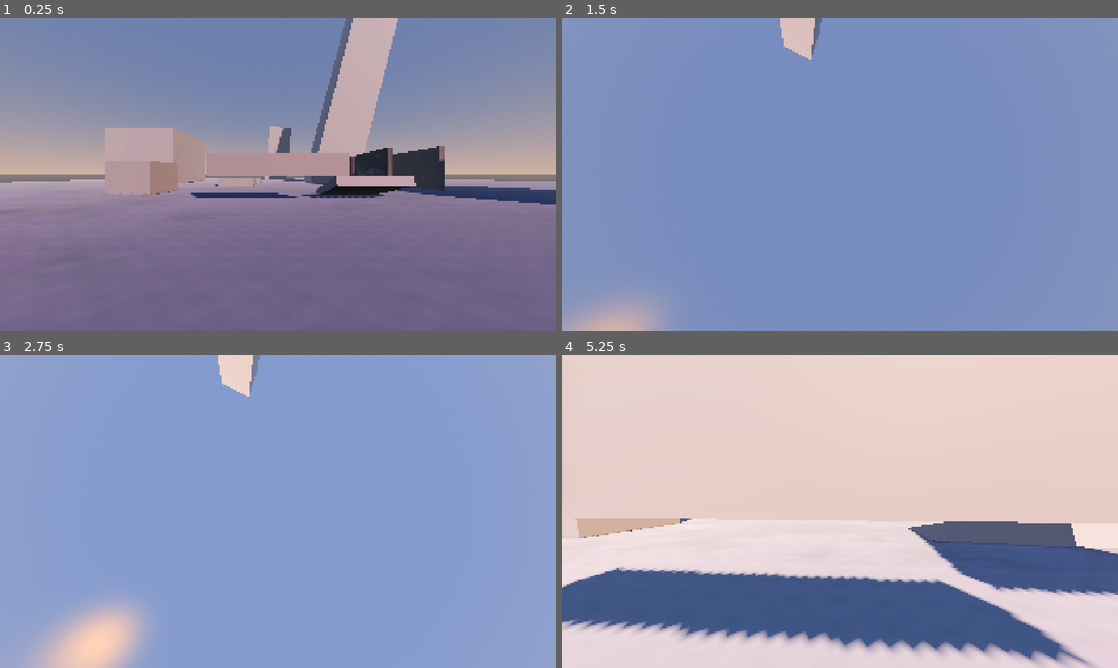
Above: before the commit, frames 1-4 (two rows, left to right).
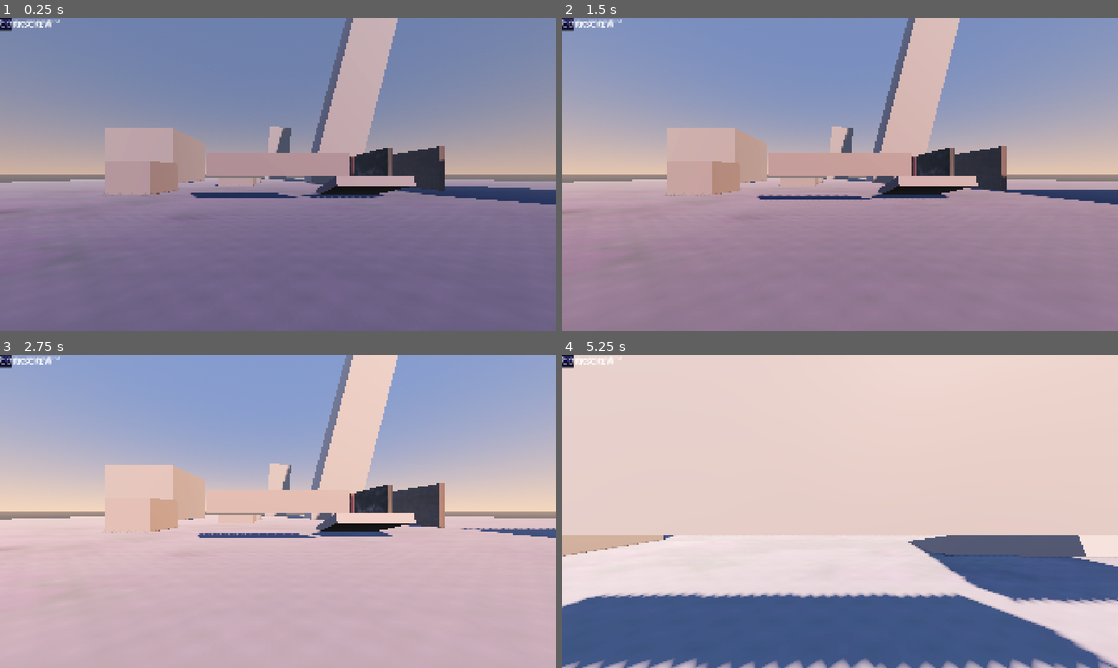
Above: after the commit, the same moments.

Repository: DarinKolllev/Corkscrew
Game: Godot game, scene res://world.tscn
The game is run twice, just before and just after one commit, with the same random seed, the same clock (stepped at 60 frames per second) and the same inputs. The project has no main scene, so this scene is started directly.
Inputs (mouse positions are in pixels of both pictures, inside the frame that each line leads up to):
- Up to frame 1 (0.25 s): no input
- Up to frame 2 (1.5 s): click (567, 27) at 0.52 s; click (567, 18) at 1.27 s
- Up to frame 3 (2.75 s): click (5, 355) at 2.02 s
- Up to frame 4 (5.25 s): tap Enter at 2.75 s; move the mouse to (867, 511) at 2.77 s; hold C (slide) 2.78-3.53 s; hold W (move_forward) from 2.78 s (still down); tap Space (jump) at 3.02, 3.77 s; move the mouse to (812, 511) at 3.52 s; tap Shift (sprint) at 3.6, 5.1 s; move the mouse to (851, 505) at 4.27 s; hold C (slide) 4.28-5.03 s; move the mouse to (834, 517) at 5.02 s

The runs differ from the first frame. In frame 1, 0.2% of the frame differs, in the area x 0-11%, y 0-5%; in frame 2, 77%, in the area x 0-100%, y 0-100%; in frame 3, 77%; in frame 4, 21%.

Commit message:
Main and Pause menu

Diff:
--- a/main_menu.gd
+++ b/main_menu.gd
@@ -1,11 +1,21 @@
 extends Control
 
+@export var level_scene: PackedScene   # drag world.tscn here in Inspector
 
-# Called when the node enters the scene tree for the first time.
 func _ready() -> void:
-	pass # Replace with function body.
+	Input.set_mouse_mode(Input.MOUSE_MODE_VISIBLE)
+	get_tree().paused = false
+	$VBox/PlayBtn.pressed.connect(_play)
+	$VBox/ContinueBtn.pressed.connect(_play)   # same for now; later: last-played level
+	$VBox/SettingsBtn.pressed.connect(func(): print("Settings panel TODO"))
+	$VBox/QuitBtn.pressed.connect(func(): get_tree().quit())
 
+	var rec: Dictionary = SaveManager.get_level_record("tutorial")
+	if rec.completed:
+		$BestTime.text = "Tutorial  —  best %.2fs   score %d" % [rec.best_time, rec.best_score]
+	else:
+		$BestTime.text = "Tutorial  —  not completed"
+	$VBox/ContinueBtn.disabled = not rec.completed
 
-# Called every frame. 'delta' is the elapsed time since the previous frame.
-func _process(delta: float) -> void:
-	pass
+func _play() -> void:
+	get_tree().change_scene_to_packed(level_scene)
--- a/world.tscn
+++ b/world.tscn
@@ -8,6 +8,7 @@
 [ext_resource type="Texture2D" uid="uid://cb2t2wncflvp" path="res://textures/Metal053B_1K-JPG_Displacement.jpg" id="4_036b0"]
 [ext_resource type="Script" uid="uid://c471s05kgrjmp" path="res://day_night.gd" id="4_aqk2v"]
 [ext_resource type="Script" uid="uid://10insjgi4xww" path="res://pause_menu.gd" id="8_gbfbk"]
+[ext_resource type="Script" uid="uid://bcxf1rtolhugg" path="res://main_menu.gd" id="9_ioo17"]
 
 [sub_resource type="ProceduralSkyMaterial" id="ProceduralSkyMaterial_f3sb7"]
 
@@ -185,19 +186,20 @@
 layout_mode = 2
 text = "Quit game"
 
-[node name="MainMenu" type="Control" parent="PauseMenu" unique_id=1637410422]
+[node name="MainMenu" type="Control" parent="." unique_id=1637410422]
 layout_mode = 3
 anchors_preset = 0
 offset_right = 40.0
 offset_bottom = 40.0
-
-[node name="Bg" type="ColorRect" parent="PauseMenu/MainMenu" unique_id=1060185505]
+script = ExtResource("9_ioo17")
+
+[node name="Bg" type="ColorRect" parent="MainMenu" unique_id=1060185505]
 layout_mode = 0
 offset_right = 40.0
 offset_bottom = 40.0
 color = Color(0, 0, 0.30980393, 1)
 
-[node name="Title" type="Label" parent="PauseMenu/MainMenu" unique_id=1518756601]
+[node name="Title" type="Label" parent="MainMenu" unique_id=1518756601]
 layout_mode = 0
 offset_right = 40.0
 offset_bottom = 23.0
@@ -205,25 +207,25 @@
 text = "CORKSCREW"
 horizontal_alignment = 1
 
-[node name="VBox" type="VBoxContainer" parent="PauseMenu/MainMenu" unique_id=602945251]
+[node name="VBox" type="VBoxContainer" parent="MainMenu" unique_id=602945251]
 layout_mode = 0
 offset_right = 40.0
 offset_bottom = 40.0
 alignment = 1
 
-[node name="PlayBtn" type="Button" parent="PauseMenu/MainMenu/VBox" unique_id=710174866]
-layout_mode = 2
-
-[node name="ContinueBtn" type="Button" parent="PauseMenu/MainMenu/VBox" unique_id=533187936]
-layout_mode = 2
-
-[node name="SettingsBtn" type="Button" parent="PauseMenu/MainMenu/VBox" unique_id=933936335]
-layout_mode = 2
-
-[node name="QuitBtn" type="Button" parent="PauseMenu/MainMenu/VBox" unique_id=930728537]
-layout_mode = 2
-
-[node name="BestTime" type="Label" parent="PauseMenu/MainMenu" unique_id=115859991]
+[node name="PlayBtn" type="Button" parent="MainMenu/VBox" unique_id=710174866]
+layout_mode = 2
+
+[node name="ContinueBtn" type="Button" parent="MainMenu/VBox" unique_id=533187936]
+layout_mode = 2
+
+[node name="SettingsBtn" type="Button" parent="MainMenu/VBox" unique_id=933936335]
+layout_mode = 2
+
+[node name="QuitBtn" type="Button" parent="MainMenu/VBox" unique_id=930728537]
+layout_mode = 2
+
+[node name="BestTime" type="Label" parent="MainMenu" unique_id=115859991]
 layout_mode = 0
 offset_right = 40.0
 offset_bottom = 23.0
